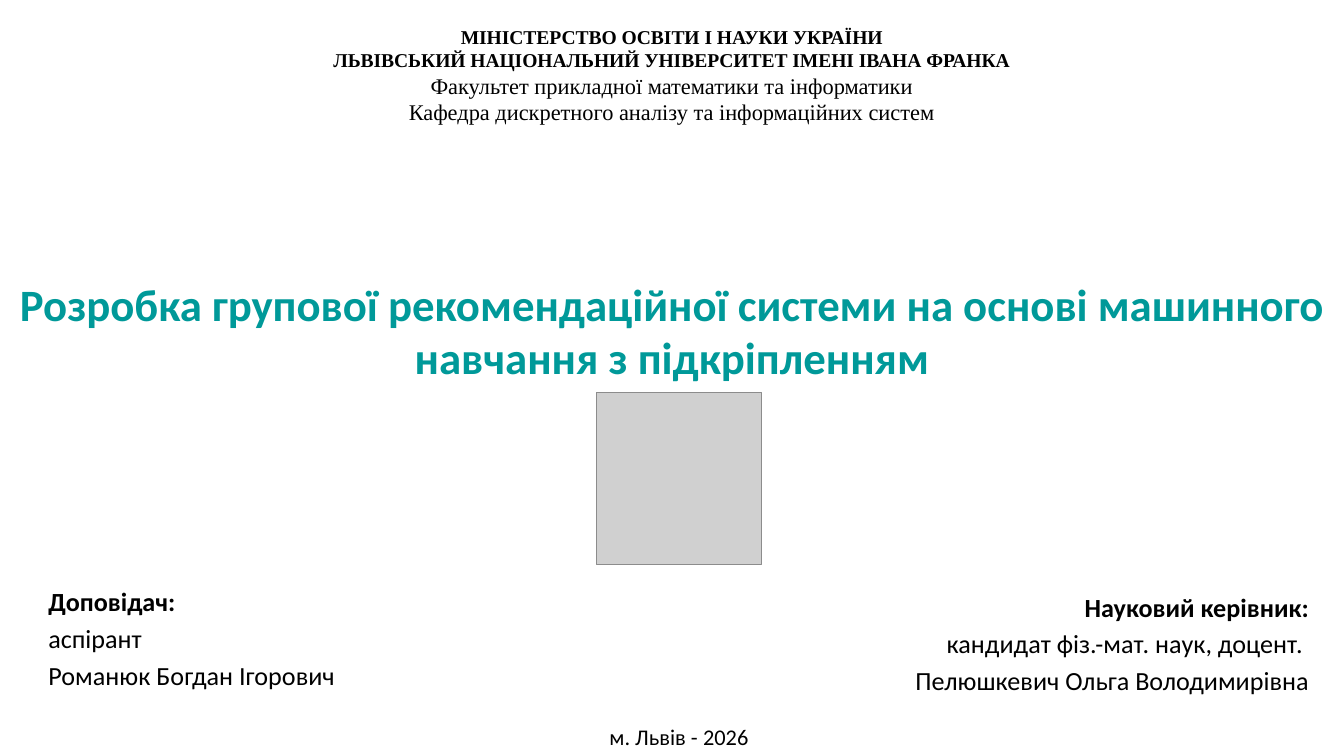
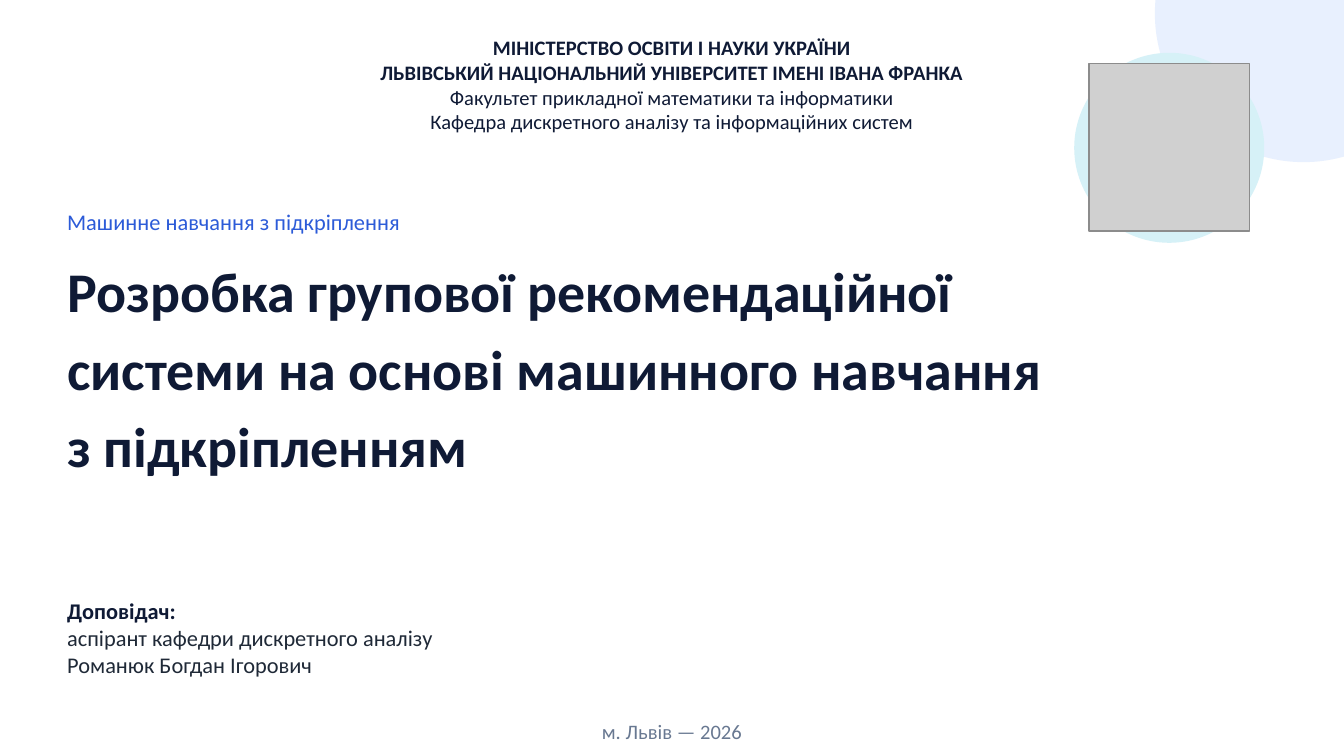
Before and after one commit to BohdanRomaniuk/IAC-Group-Recommender, a slide deck: slide 1 of docs/Presentation - Project.pptx. Drawn at 1344x756 pixels with LibreOffice and Linux fonts; fonts in the diff are those of the drawing; grey boxes stand for pictures; background and template pictures are left out. Boxes give left, top, right and bottom in pixels: in the first picture for what was removed or moved away, otherwise in the second. Text is boxed around its words. In the diff, an @@ line names an element or a change of style, - is before the commit and + after.

```diff
--- a/docs/Presentation - Project.pptx
+++ b/docs/Presentation - Project.pptx
@@ text "МІНІСТЕРСТВО ОСВІТИ І НАУКИ УКРАЇНИ": place and size @@
-text "МІНІСТЕРСТВО ОСВІТИ І НАУКИ УКРАЇНИ" at [333, 29, 1010, 125]
+text "МІНІСТЕРСТВО ОСВІТИ І НАУКИ УКРАЇНИ" at [380, 38, 962, 133]
@@ text "МІНІСТЕРСТВО ОСВІТИ І НАУКИ УКРАЇНИ" at [380, 38, 962, 133]: size 10.5 to 11 pt in "МІНІСТЕРСТВО ОСВІТИ І НАУКИ УКРАЇНИ", "ЛЬВІВСЬКИЙ НАЦІОНАЛЬНИЙ УНІВЕРСИТЕТ ІМЕНІ ІВАНА ФРАНКА"; font Times New Roman to Calibri, text colour #000000 to #0F1A35; size 12 to 11 pt in "Факультет прикладної математики та інформатики", "Кафедра дискретного аналізу та інформаційних систем"; vertical alignment top to middle @@
@@ ellipse added at [1156, 0, 1344, 161], fill #E8F0FE, outline #E8F0FE 1 pt @@
@@ ellipse added at [1075, 54, 1263, 242], fill #D6F1F7, outline #D6F1F7 1 pt @@
@@ picture added at [1089, 63, 1250, 231] @@
@@ text added at [67, 214, 399, 234], 12 pt, text #2C5BD8 @@
+Машинне навчання з підкріплення
@@ text at [67, 272, 1041, 476]: text changed; size 24 to 30 pt; text colour #009999 to #0F1A35 @@
-Розробка групової рекомендаційної системи на основі машинного навчання з підкріпленням
+Розробка групової рекомендаційної
+системи на основі машинного навчання
+з підкріпленням
@@ picture removed at [597, 392, 762, 564] @@
@@ text "Доповідач:" at [67, 603, 432, 677]: vertical alignment top to middle @@
@@ text "Доповідач:": place and size @@
-text "Доповідач:" at [48, 592, 335, 690]
+text "Доповідач:" at [67, 603, 432, 677]
@@ subtitle removed at [915, 598, 1309, 695] @@
-Науковий керівник:
-кандидат фіз.-мат. наук, доцент.
-Пелюшкевич Ольга Володимирівна
@@ text at [67, 603, 312, 677]: size 14 to 12 pt in "Доповідач:", "Романюк Богдан Ігорович"; text colour #000000 to #0F1A35 in "Доповідач:"; text colour #000000 to #1F2937 in "Романюк Богдан Ігорович"; less space between paragraphs @@
@@ text at [67, 630, 432, 650]: text changed; size 14 to 12 pt; text colour #000000 to #1F2937 @@
-аспірант
+аспірант кафедри дискретного аналізу
@@ text "м. Львів — 2026" at [602, 725, 742, 739]: vertical alignment top to middle @@
@@ text at [602, 725, 742, 739]: text changed; size 12 to 11 pt; text colour #000000 to #687891 @@
-м. Львів - 2026
+м. Львів — 2026
```
Also in this commit, not shown: 11 other slides changed, 6 slides added, 4 slides removed, 1 other file.
